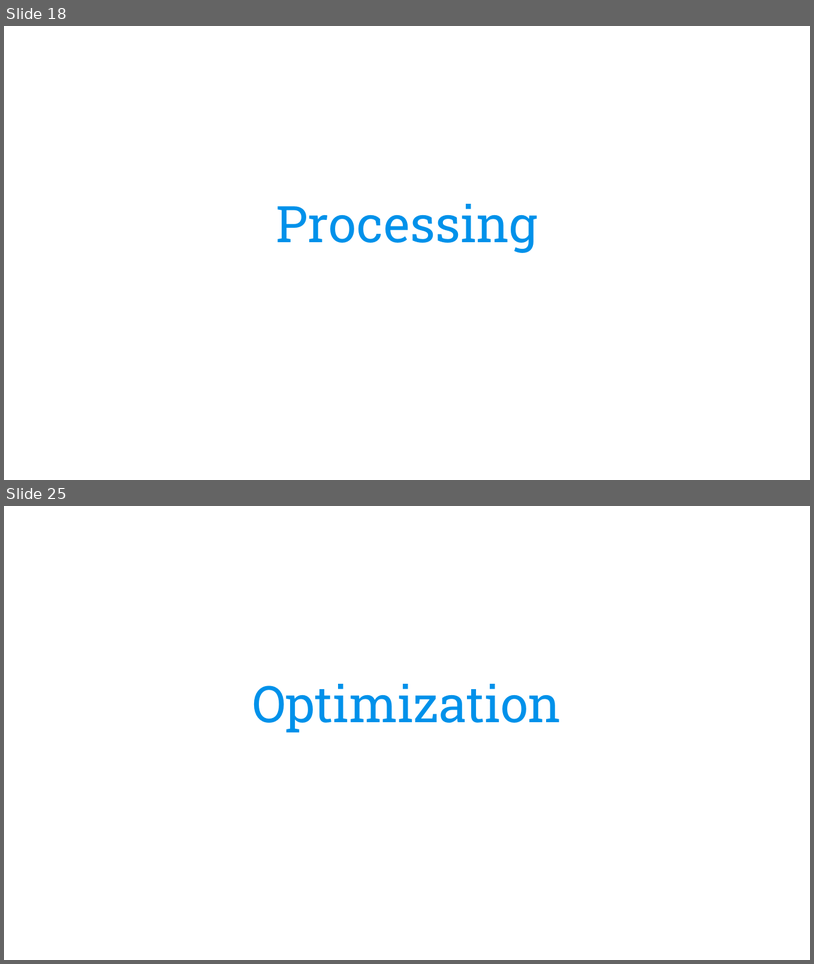
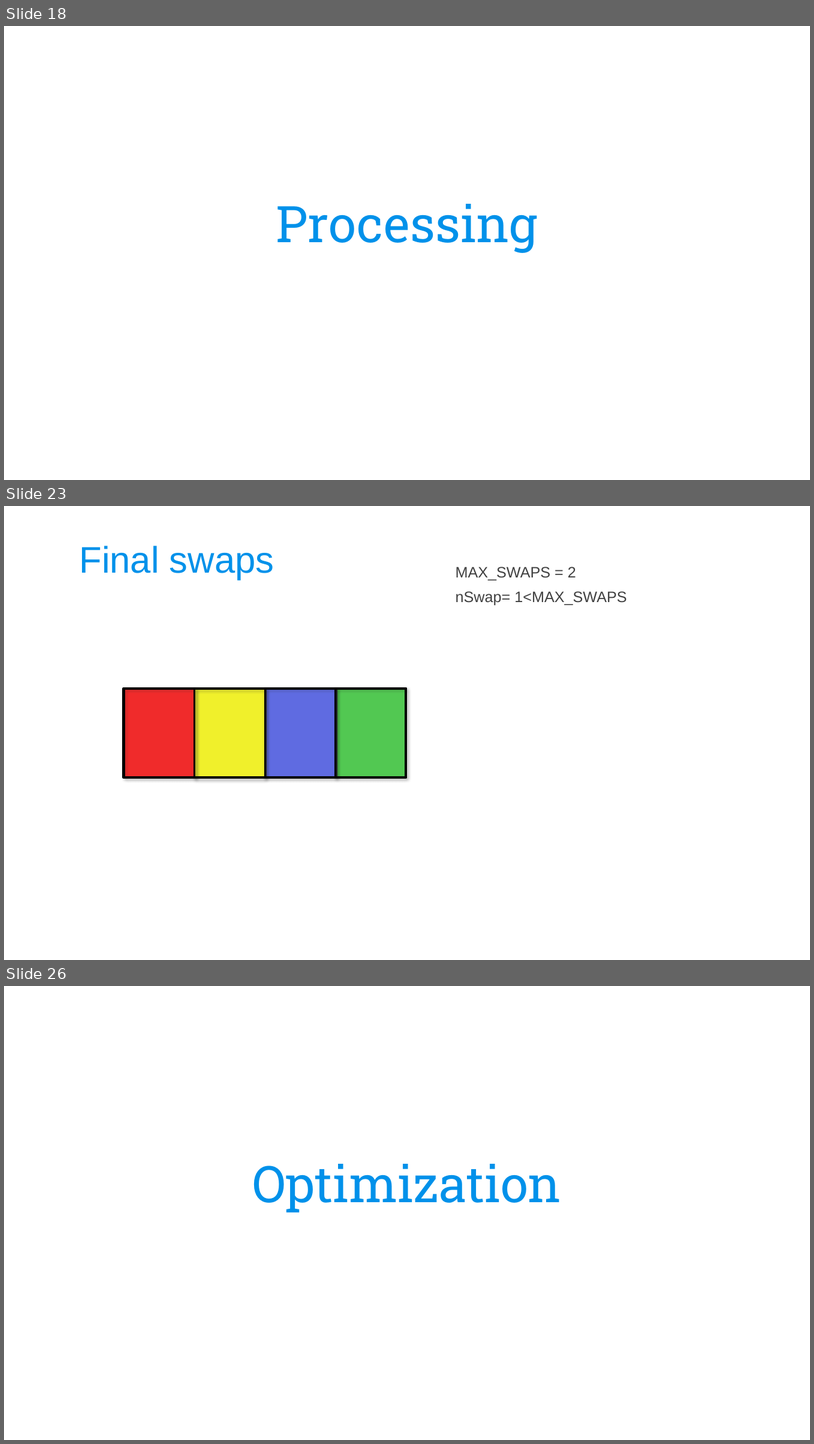
Before and after one commit to CarolinaBianchi/ETPsolver, a slide deck: Optimization/doc/ETPslides_OMAAL_group11.pptx. Shown one above the other, each under a label of ours: slides 18 and 25 before the commit, slides 18, 23 and 26 after it; the slides between them are not shown. The pictures are 814x964 and 814x1444 pixels, drawn with LibreOffice and Linux fonts; fonts in the diff are those of the drawing; background and template pictures are left out. Boxes give left, top, right and bottom in pixels: in the first picture for what was removed or moved away, otherwise in the second. Text is boxed around its words. In the diff, an @@ line names an element or a change of style, - is before the commit and + after.

```diff
--- a/Optimization/doc/ETPslides_OMAAL_group11.pptx
+++ b/Optimization/doc/ETPslides_OMAAL_group11.pptx
@@ slide 23 added at (x1=4, y1=506, x2=810, y2=960), background picture (left out) @@
@@ text added at (x1=79, y1=546, x2=275, y2=580), 44 pt, text #0091EA @@
+Final swaps
@@ text added at (x1=456, y1=567, x2=576, y2=580), 18 pt, text #404040 @@
+MAX_SWAPS = 2
@@ text added at (x1=456, y1=591, x2=627, y2=606), 18 pt, text #404040 @@
+nSwap= 1<MAX_SWAPS
@@ rectangle added at (x1=124, y1=688, x2=195, y2=777), fill #FF0000, outline #000000 2 pt @@
@@ rectangle added at (x1=124, y1=688, x2=195, y2=777), fill #FFFFFF at 17% opacity, outline #000000 2 pt @@
@@ rectangle added at (x1=124, y1=688, x2=406, y2=777), outline #000000 3 pt @@
@@ rectangle added at (x1=195, y1=688, x2=266, y2=777), fill #FFFF00, outline #000000 2 pt @@
@@ rectangle added at (x1=195, y1=688, x2=266, y2=778), fill #FFFFFF at 17% opacity, outline #000000 2 pt @@
@@ rectangle added at (x1=266, y1=688, x2=336, y2=777), fill #FFFFFF at 17% opacity, outline #000000 2 pt @@
@@ rectangle added at (x1=266, y1=688, x2=337, y2=777), fill #4454EC, outline #000000 2 pt @@
@@ rectangle added at (x1=335, y1=688, x2=405, y2=777), fill #33CC33, outline #000000 2 pt @@
@@ rectangle added at (x1=336, y1=688, x2=406, y2=777), fill #FFFFFF at 17% opacity, outline #000000 2 pt @@
@@ what was slide 25 is now slide 26 @@
```
Also in this commit, not shown: 5 slides changed, 1 other slide added, 1 slide removed.
